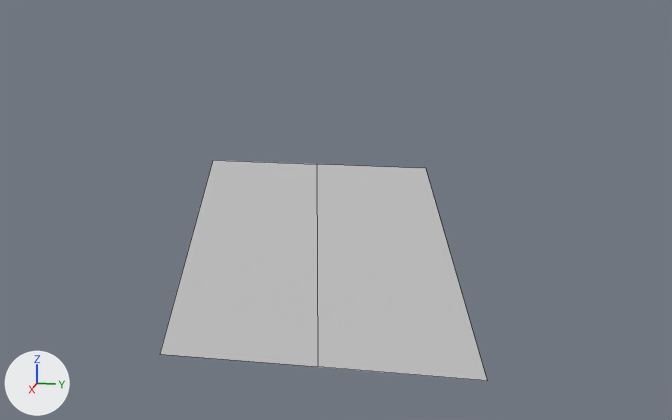
Before and after pictures for a commit that changed the Blender file Modelle/oldchartry/character.blend.
Camera for both pictures: a 50 mm camera at (9.23, 1.83, 2.63) aimed at (0.96, 0.17, 0.57). Arrows for +X, +Y and +Z are at lower left; the lights stay in place. The first picture is the older version. Mesh edges are drawn as thin lines.
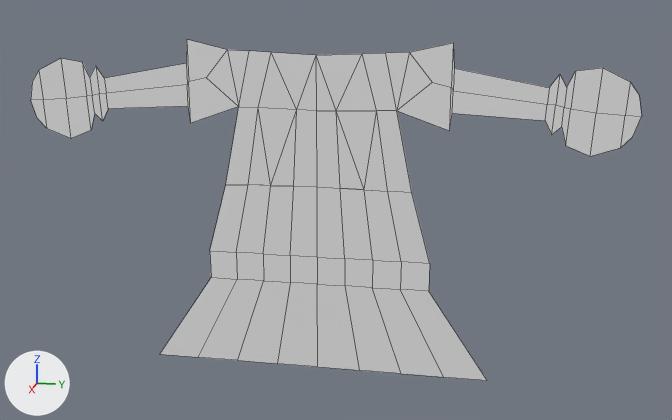
Where the change shows, as pixel boxes (x1, y1, x2, y2) in the pictures (672 x 420 px):
```json
{"object": "Cube", "change": "reshaped", "before": [160, 160, 487, 380], "after": [31, 40, 642, 380], "on screen": "87% wider, 54% taller"}
```

The change, as JSON lines over the scene's bpy script:
```json
{"block": "me_cube", "where": "# used by ob_cube; location = (0.0, 0.0, 0.0)"}
{"op": "remove", "block": "me_cube", "code": "me_cube.from_pydata(...)  # 4 vertices, 1 face; spans x 1.0, y 0.0..1.62, z -1.0..1.0"}
{"op": "add", "block": "me_cube", "code": "me_cube.from_pydata(...)  # 56 vertices, 42 faces; spans x 1.0, y 0.0..2.82, z -1.0..2.12"}
{"block": "me_cube", "change": "me_cube part 1"}
{"block": "me_cube", "change": "2 vertices are removed from x 1.0, y 0.0..1.0, z 1.0"}
{"block": "me_cube", "change": "1 face is deleted"}
{"block": "me_cube", "change": "49 vertices are added at x 1.0, y 0.0..2.82, z -1.0..2.12"}
{"block": "me_cube", "change": "5 new vertices lie (0.0, 0.0, 0.27) away from vertices in x 1.0, y 0.0..1.06, z -0.16"}
{"block": "me_cube", "change": "42 new faces join them"}
```
